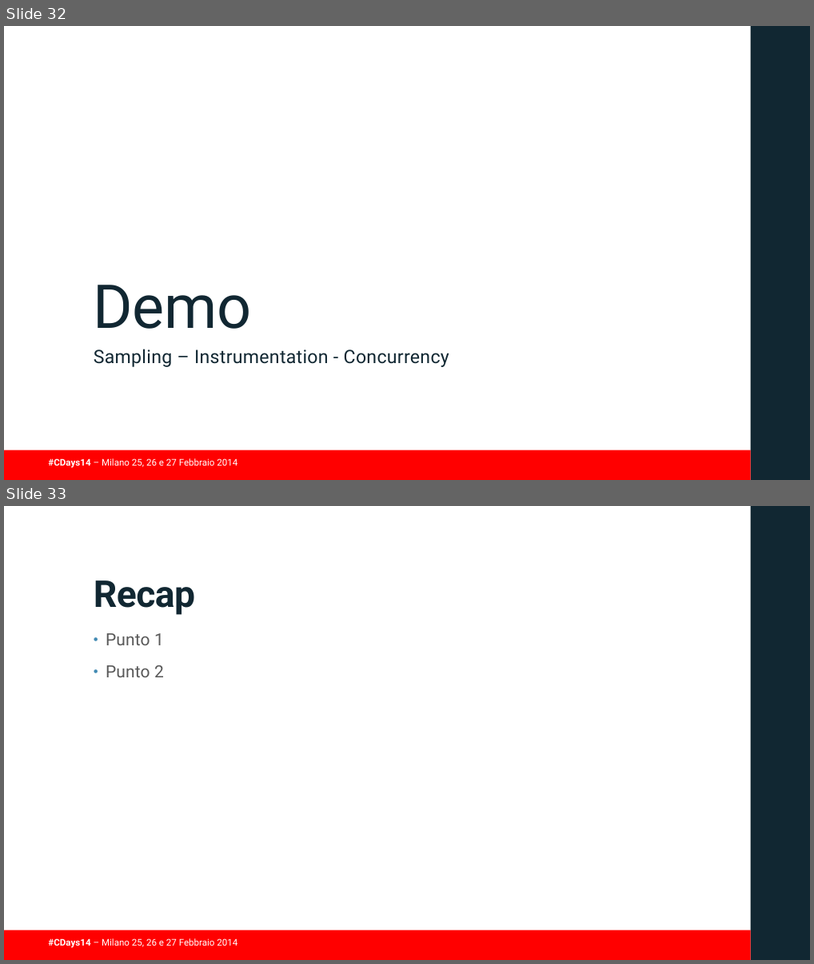
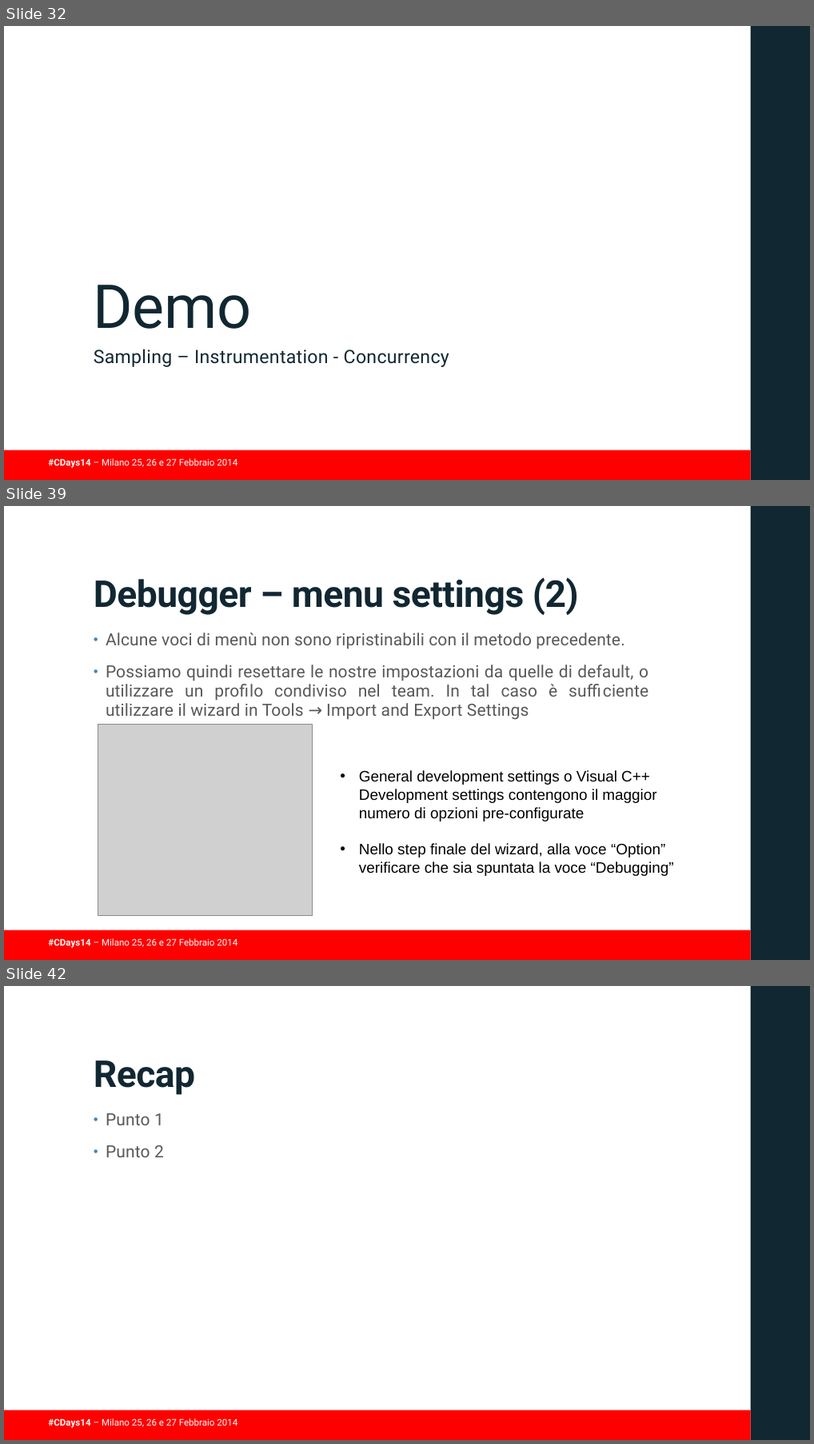
Before and after one commit to guidop/CDays14, a slide deck: presentazioneCDAYS2014.pptx. Shown one above the other, each under a label of ours: slides 32 and 33 before the commit, slides 32, 39 and 42 after it; the slides between them are not shown. The pictures are 814x964 and 814x1444 pixels, drawn with LibreOffice and Linux fonts; fonts in the diff are those of the drawing; grey boxes stand for pictures; background and template pictures are left out. Boxes give left, top, right and bottom in pixels: in the first picture for what was removed or moved away, otherwise in the second. Text is boxed around its words. In the diff, an @@ line names an element or a change of style, - is before the commit and + after.

Commit message:
alcune slide sul debugger

```diff
--- a/presentazioneCDAYS2014.pptx
+++ b/presentazioneCDAYS2014.pptx
@@ slide 39 added at (x1=4, y1=506, x2=810, y2=960), background #FFFFFF; not listed: 3 template elements that a slide beside it also shows @@
@@ title added at (x1=94, y1=577, x2=579, y2=615), 44 pt, text #112732, bold @@
+Debugger – menu settings (2)
@@ text added at (x1=106, y1=632, x2=649, y2=720), 20 pt, text #595959 @@
+• Alcune voci di menù non sono ripristinabili con il metodo precedente.
+• Possiamo quindi resettare le nostre impostazioni da quelle di default, o utilizzare un profilo condiviso nel team. In tal caso è sufficiente utilizzare il wizard in Tools → Import and Export Settings
@@ picture added at (x1=98, y1=724, x2=313, y2=915) @@
@@ text added at (x1=359, y1=770, x2=674, y2=876), 18 pt, text #000000 @@
+• General development settings o Visual C++ Development settings contengono il maggior numero di opzioni pre-configurate
+• Nello step finale del wizard, alla voce “Option” verificare che sia spuntata la voce “Debugging”
@@ what was slide 33 is now slide 42 @@
```
Also in this commit, not shown: 2 slides changed, 8 other slides added.
